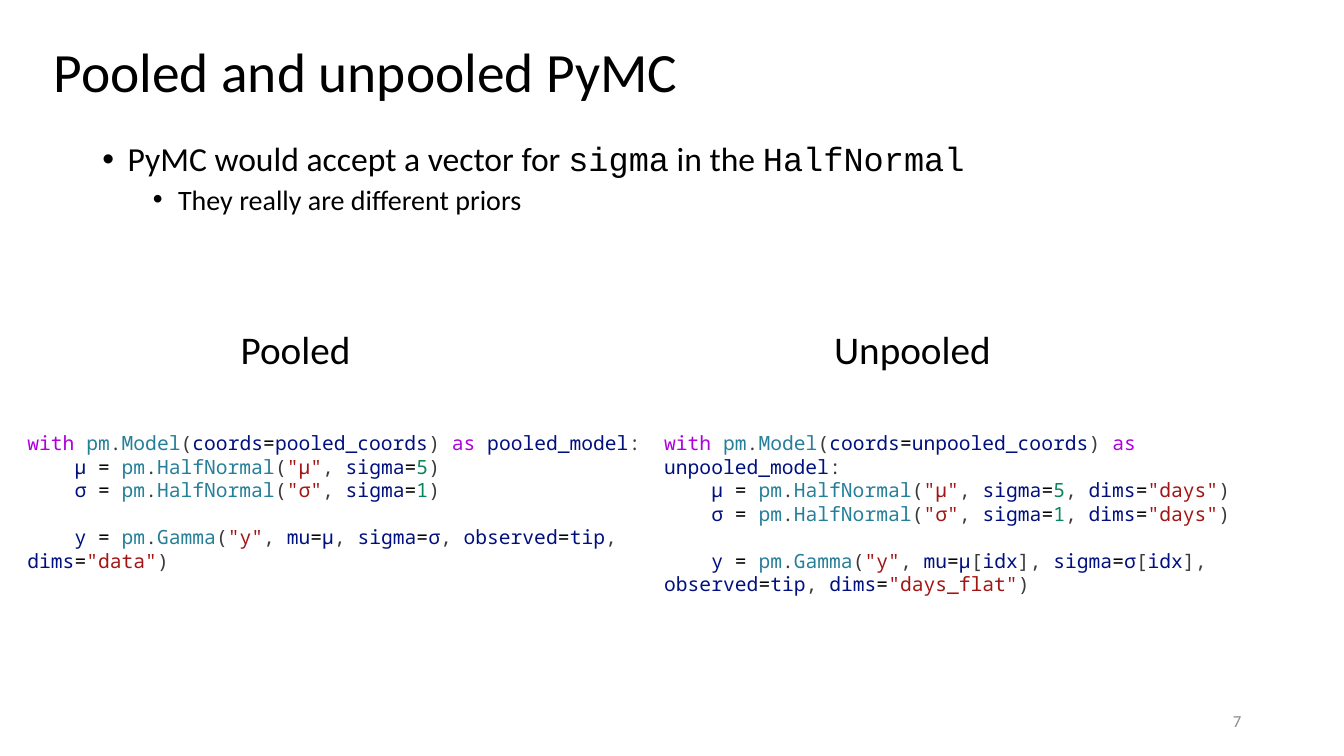
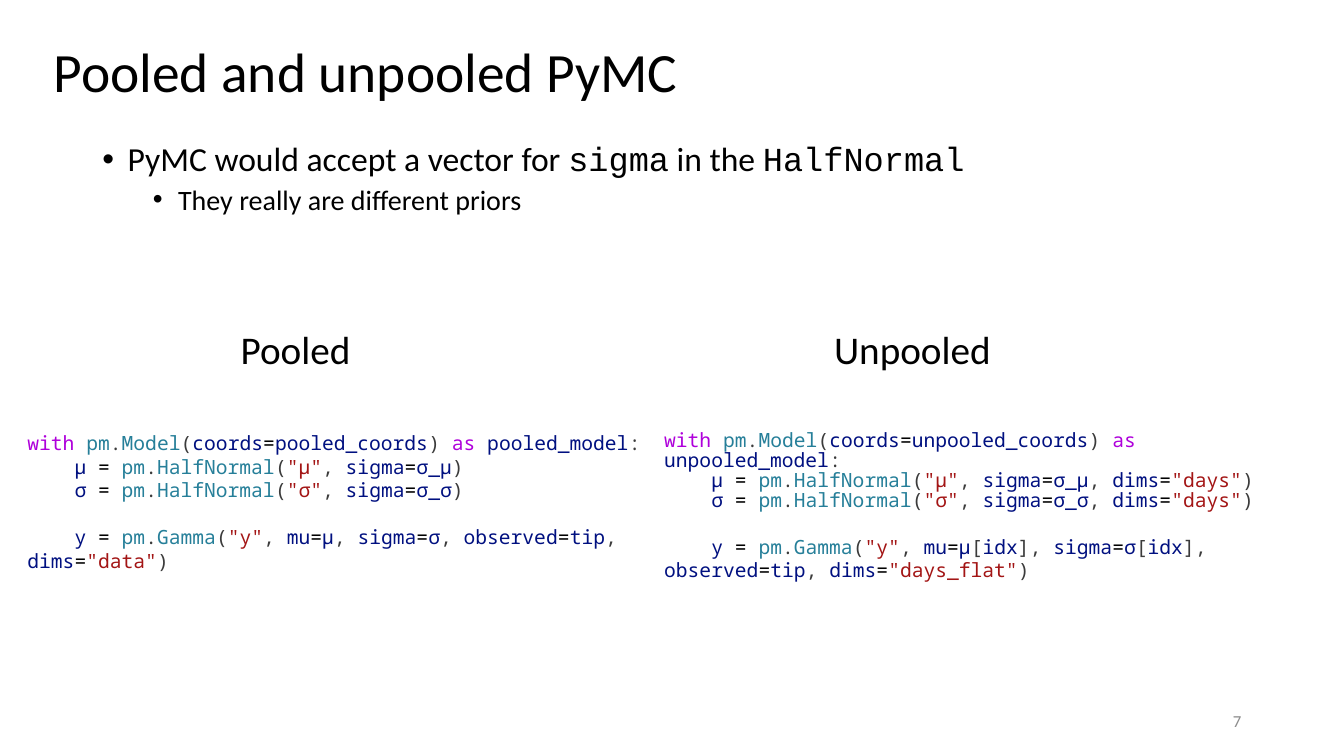
Before and after one commit to opherdonchin/StatisticalComputationAndAnalysis, a slide deck: slide 7 of Lectures/Lecture 7 Hierarchial models.pptx. Drawn at 1344x756 pixels with LibreOffice and Linux fonts; fonts in the diff are those of the drawing. Boxes give left, top, right and bottom in pixels: in the first picture for what was removed or moved away, otherwise in the second. Text is boxed around its words. In the diff, an @@ line names an element or a change of style, - is before the commit and + after.

```diff
--- a/Lectures/Lecture 7 Hierarchial models.pptx
+++ b/Lectures/Lecture 7 Hierarchial models.pptx
@@ text at [664,432,1136,473]: line spacing 1 to 14.2pt @@
@@ text at [75,459,464,502]: text changed @@
-μ = pm.HalfNormal("μ", sigma=5)
-σ = pm.HalfNormal("σ", sigma=1)
+μ = pm.HalfNormal("μ", sigma=σ_μ)
+σ = pm.HalfNormal("σ", sigma=σ_σ)
@@ text at [711,468,1253,512]: text changed; text colour #267F99 to #001080 @@
-μ = pm.HalfNormal("μ", sigma=5, dims="days")
-σ = pm.HalfNormal("σ", sigma=1, dims="days")
+μ = pm.HalfNormal("μ", sigma=σ_μ, dims="days")
+σ = pm.HalfNormal("σ", sigma=σ_σ, dims="days")
```
Also in this commit, not shown: 2 other slides changed, 14 slides added, 1 slide removed, 7 other files.
